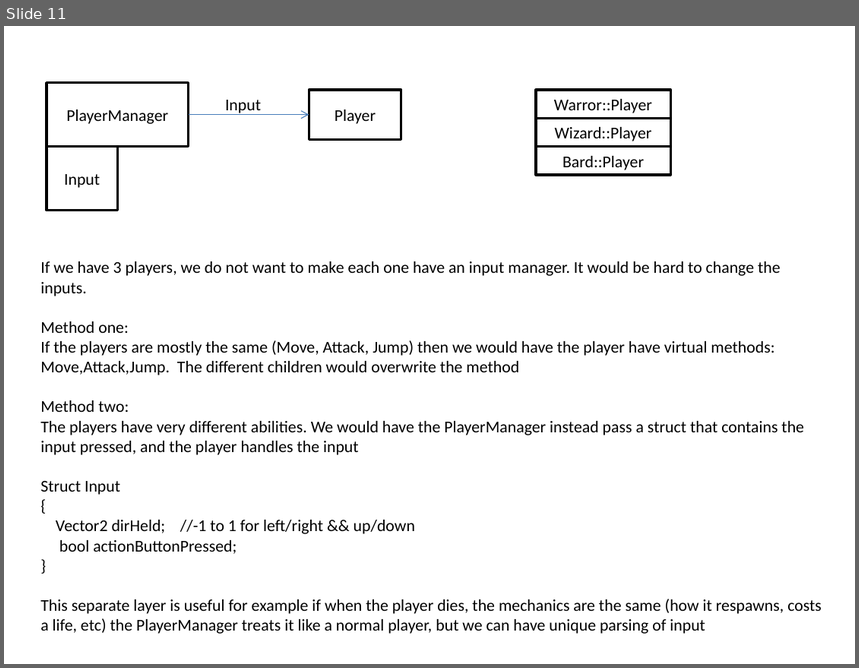
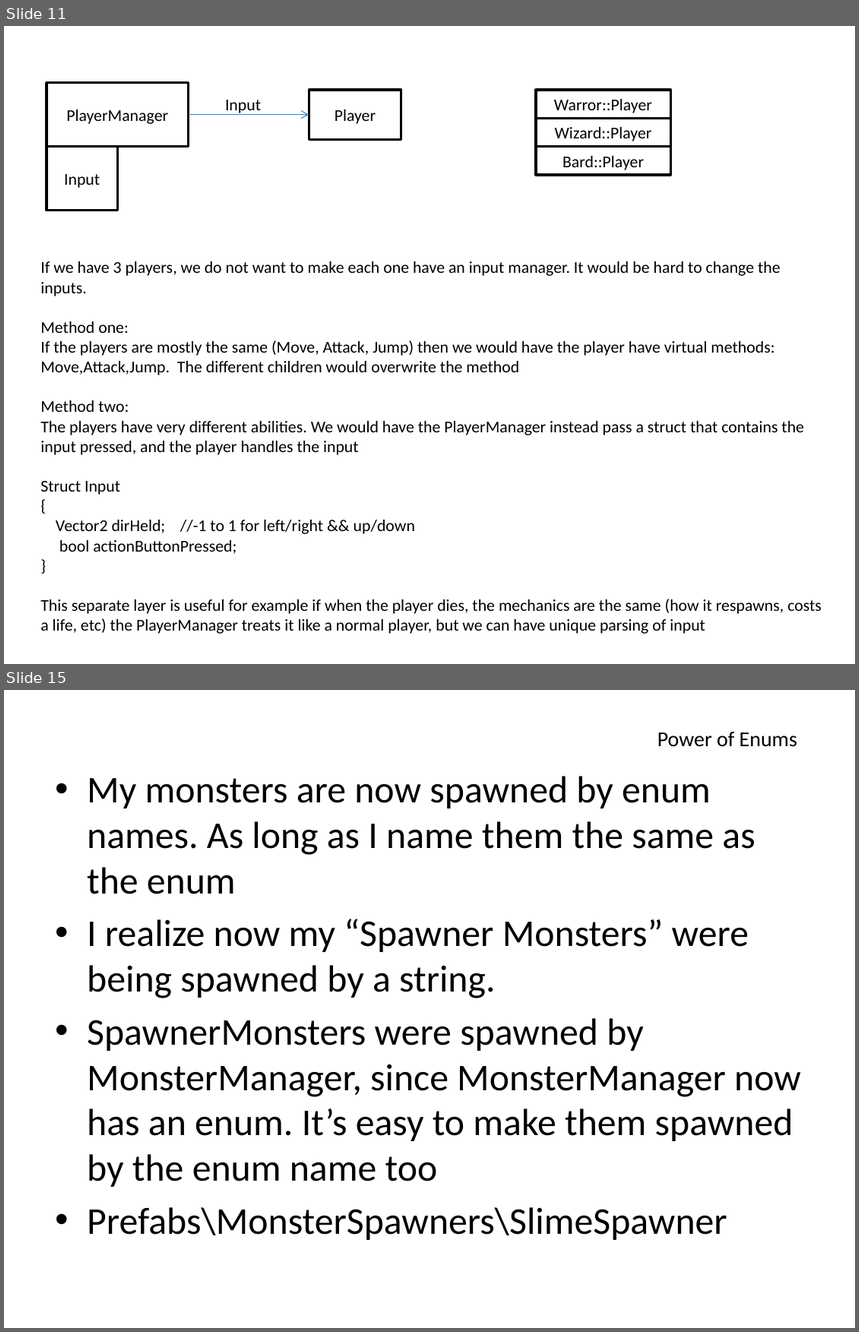
Before and after one commit to mattstg/GoopSoupV2, a slide deck: Docs/FlowPresentation.pptx. Shown one above the other, each under a label of ours: slide 11 before the commit, slides 11 and 15 after it; the slides between them are not shown. The pictures are 859x668 and 859x1332 pixels, drawn with LibreOffice and Linux fonts; fonts in the diff are those of the drawing. Boxes give left, top, right and bottom in pixels: in the first picture for what was removed or moved away, otherwise in the second. Text is boxed around its words. In the diff, an @@ line names an element or a change of style, - is before the commit and + after.

```diff
--- a/Docs/FlowPresentation.pptx
+++ b/Docs/FlowPresentation.pptx
@@ slide 15 added at box(4, 690, 855, 1328), background #FFFFFF @@
@@ title added at box(658, 731, 797, 747), 18 pt, text #000000 @@
+Power of Enums
@@ text added at box(87, 776, 801, 1240), 32 pt, text #000000 @@
+• My monsters are now spawned by enum names. As long as I name them the same as the enum
+• I realize now my “Spawner Monsters” were being spawned by a string.
+• SpawnerMonsters were spawned by MonsterManager, since MonsterManager now has an enum. It’s easy to make them spawned by the enum name too
+• Prefabs\MonsterSpawners\SlimeSpawner
```
Also in this commit, not shown: 12 other slides added, 6 other files.
